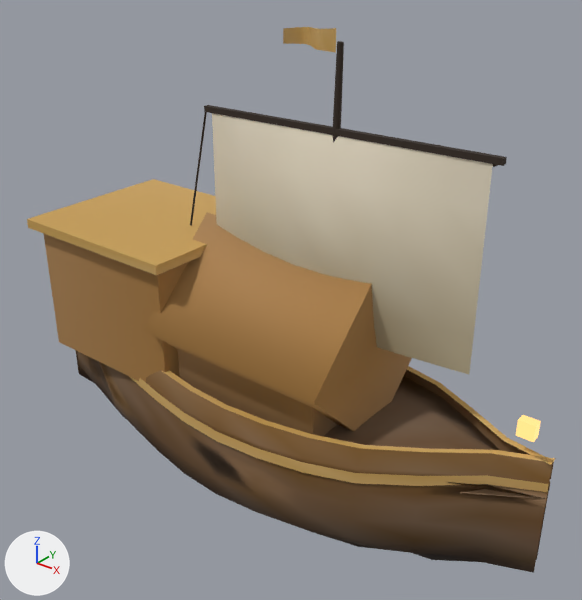
Renders of the glTF model public/pharosville/models/garden-hero-liberty.glb from each side of a commit.
The view is the same before and after, from a 50 mm lens placed at (8.19, -10.02, 9.47), pointed at (0.15, 0.03, 3.24). Every picture has the same lights, and +X, +Y and +Z are marked at lower left. The first picture is the older version. Where no turn or scale is listed for an object, it has been applied to the vertices. Vertices at exactly the same position are counted once.

Objects in the first picture: 'sail-hull', 'spar-hull', 'trim-hull', 'wood-hull' and 1 more.
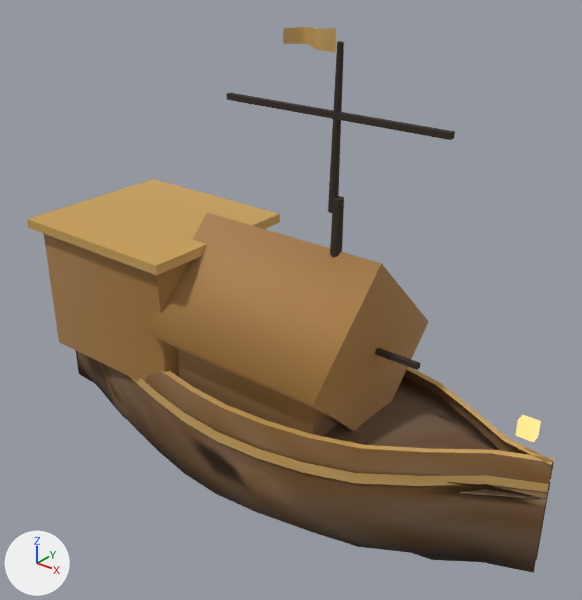
What the commit changed:
me_mesh_2 is used by ob_spar_hull; location (0.0, 0.0, 0.0).
Verts and faces of me_mesh_2; kept vertices keep their numbers, new ones are numbered from 74.
Before the commit, vertices of me_mesh_2: 30 (3.8, 0.04, 6.45) at pixel (503, 158), 31 (3.8, 0.14, 6.45) at pixel (506, 156), 32 (3.8, 0.04, 6.35) at pixel (502, 165), 33 (3.8, 0.14, 6.35) at pixel (505, 164), 34 (-1.6, -0.04, 6.45) at pixel (208, 104).
Before the commit, vertices of me_mesh_2: 35 (-1.6, -0.14, 6.45) at pixel (204, 105), 36 (-1.6, -0.04, 6.35), 37 (-1.6, -0.14, 6.35) at pixel (204, 111).
me_mesh_2 had 74 vertices, 120 faces and spanned x -2.74..3.81, y -0.22..0.22, z 1.55..7.72.
me_mesh_2 now has 46 vertices, 76 faces and spans x -1.16..3.04, y -0.14..0.13, z 1.55..7.72.
me_mesh_2 part 1: a new loose piece, a box spanning x -1.0..2.8, y -0.045..0.045, z 2.824..2.914, in mat_hero_spar (black #2e2620).
me_mesh_2 part 2: the loose piece of 10 vertices spanning x -2.74..-1.58, y -0.11..0.22, z 2.83..6.4 is deleted.
Part 3, on me_mesh_2:
Vertices 30 to 33 move by (-0.76, -0.09, 0.24).
Vertices 34 to 37 move by (0.44, 0.09, 0.24).
Other edits to the shape of me_mesh_2 do not show in these pictures.
Object 'sail-hull' (ob_sail_hull) is deleted.

Pixel boxes (x1, y1, x2, y2) of what changed, in the pictures (582 x 600 px; the box of a moved part takes in the faces that stretch with it):
'sail-hull', deleted
    before: (212, 113, 493, 374)
'spar-hull', reshaped
    before: (190, 41, 507, 225)
    after: (226, 41, 455, 370)
part 1 of me_mesh_2, added
    after: (375, 348, 420, 370)
part 2 of me_mesh_2, deleted (mostly hidden)
    before: (190, 112, 207, 225)
part 3 of me_mesh_2, moved or reshaped
    before: (204, 105, 507, 166)
    after: (226, 93, 455, 140)
